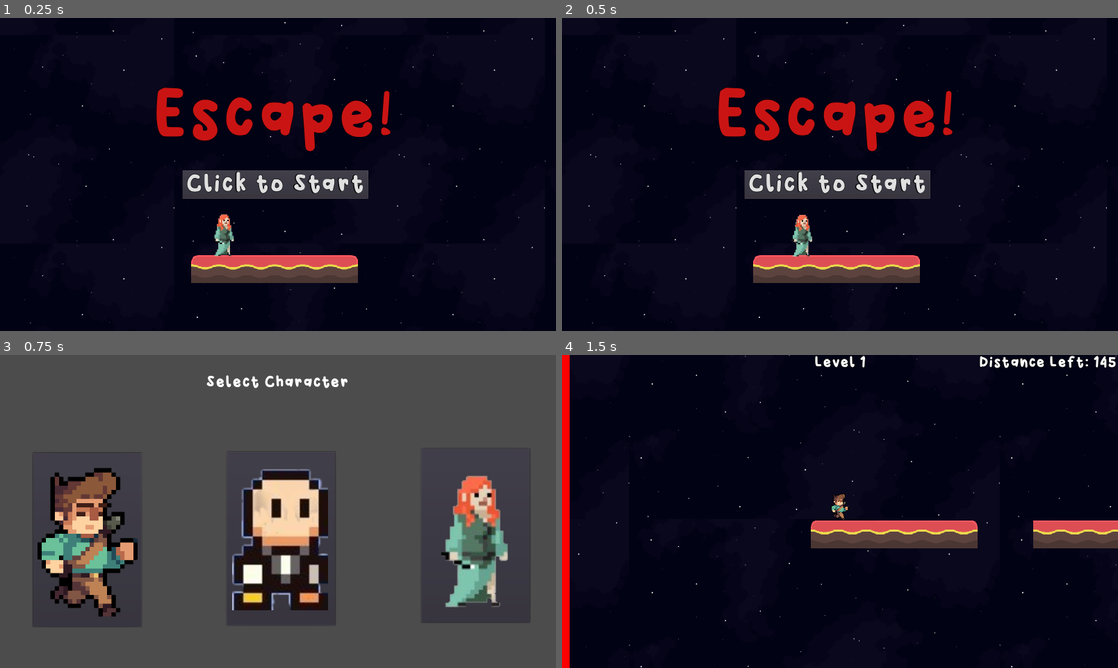
Above: before the commit, frames 1-4 (two rows, left to right).
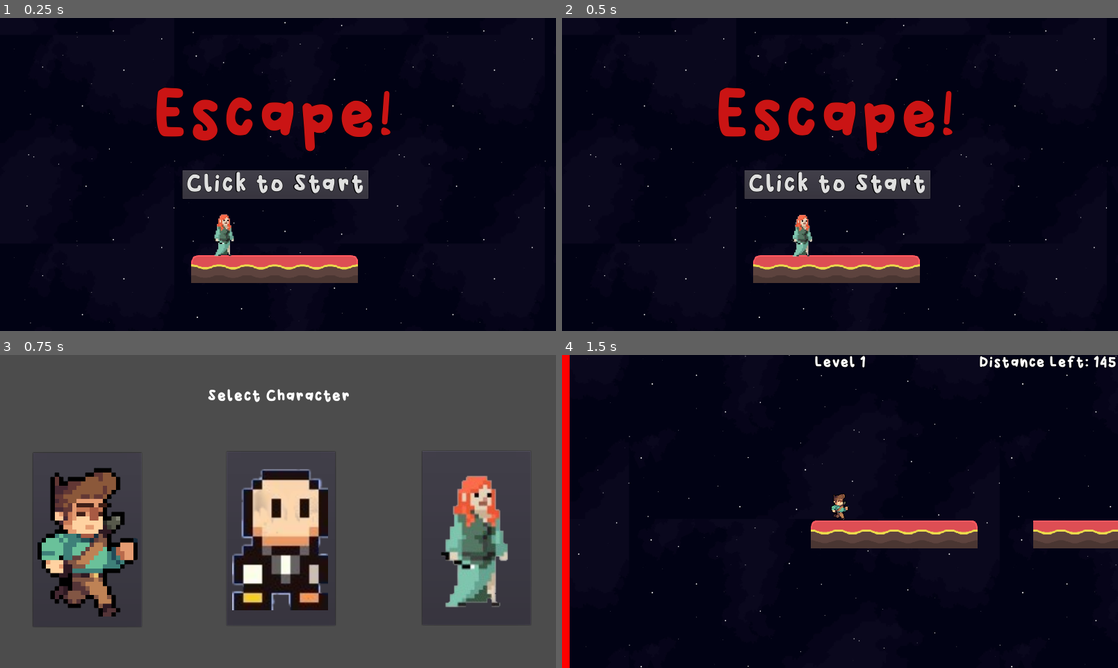
Above: after the commit, the same moments.

Repository: jonahshader/back5_platformer_unit3
Game: Godot game, scene res://scenes/menus/MainMenu.tscn
Same seed, same stepped clock (60 frames per second), same inputs: the game is played once before the commit and once after it.
Inputs (mouse positions are in pixels of both pictures, inside the frame that each line leads up to):
- Up to frame 1 (0.25 s): no input
- Up to frame 2 (0.5 s): no input
- Up to frame 3 (0.75 s): click "Click to Start" at 0.5 s
- Up to frame 4 (1.5 s): click (650, 539) at 1.25 s

Frames 1-2 are identical in both runs. In frame 3, 0.9% of the frame differs, in the area x 37-96%, y 6-86%; in frame 4, nothing differs.

Commit message:
Update CharacterSelece.tscn

Diff:
--- a/scenes/menus/CharacterSelece.tscn
+++ b/scenes/menus/CharacterSelece.tscn
@@ -23,18 +23,16 @@
 script = ExtResource( 5 )
 
 [node name="Label" type="Label" parent="."]
-margin_left = 1.0
-margin_right = 1278.0
-margin_bottom = 81.0
+margin_left = 4.0
+margin_top = 32.0
+margin_right = 1281.0
+margin_bottom = 113.0
 custom_fonts/font = SubResource( 1 )
 text = "
 Select Character"
 align = 1
 valign = 1
 autowrap = true
-__meta__ = {
-"_edit_lock_": true
-}
 
 [node name="VBoxContainer2" type="VBoxContainer" parent="."]
 margin_left = 75.834
@@ -75,10 +73,10 @@
 }
 
 [node name="VBoxContainer4" type="VBoxContainer" parent="."]
-margin_left = 969.51
-margin_top = 214.709
-margin_right = 1219.51
-margin_bottom = 614.709
+margin_left = 971.51
+margin_top = 220.709
+margin_right = 1221.51
+margin_bottom = 620.709
 __meta__ = {
 "_edit_use_anchors_": false
 }
